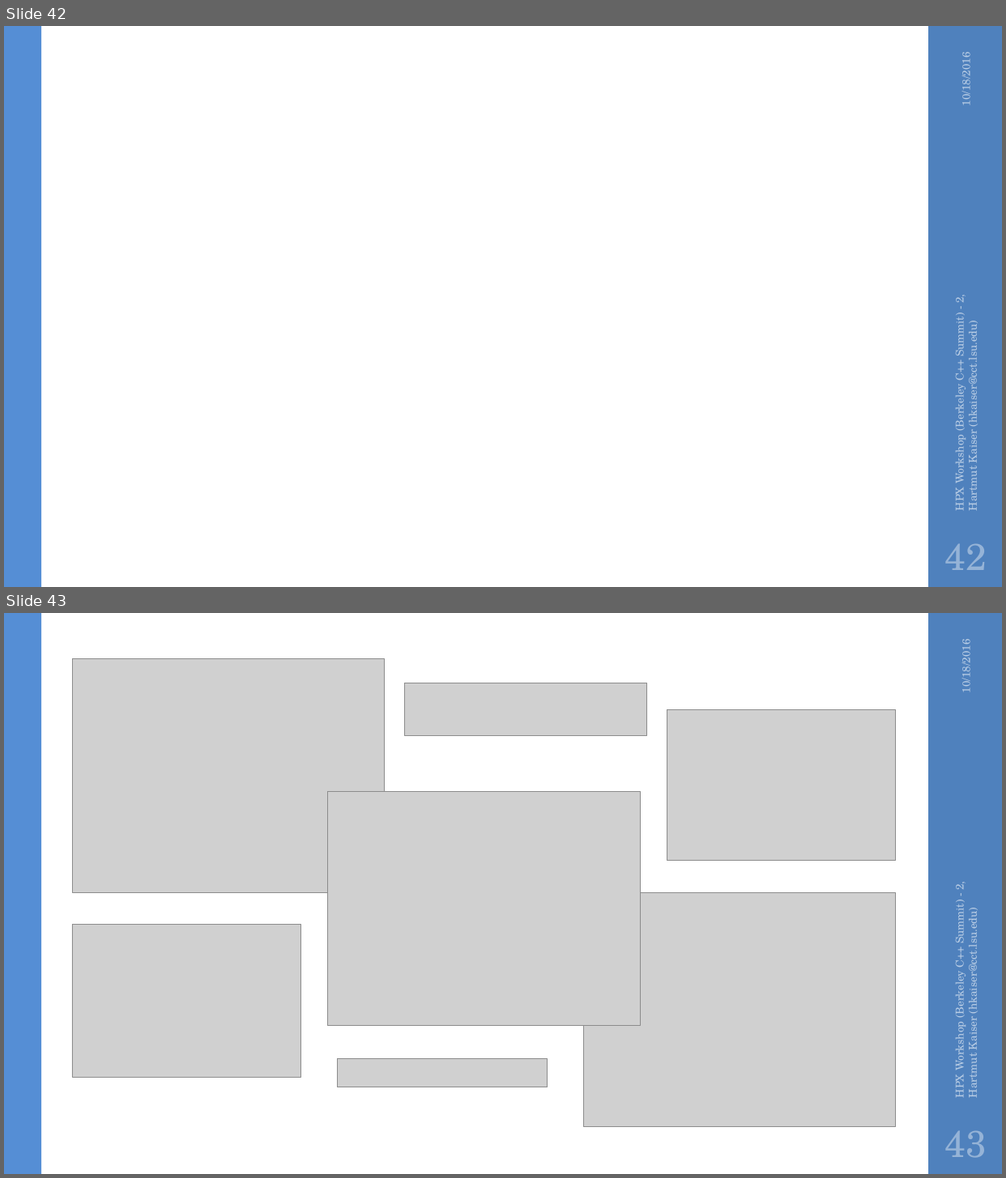
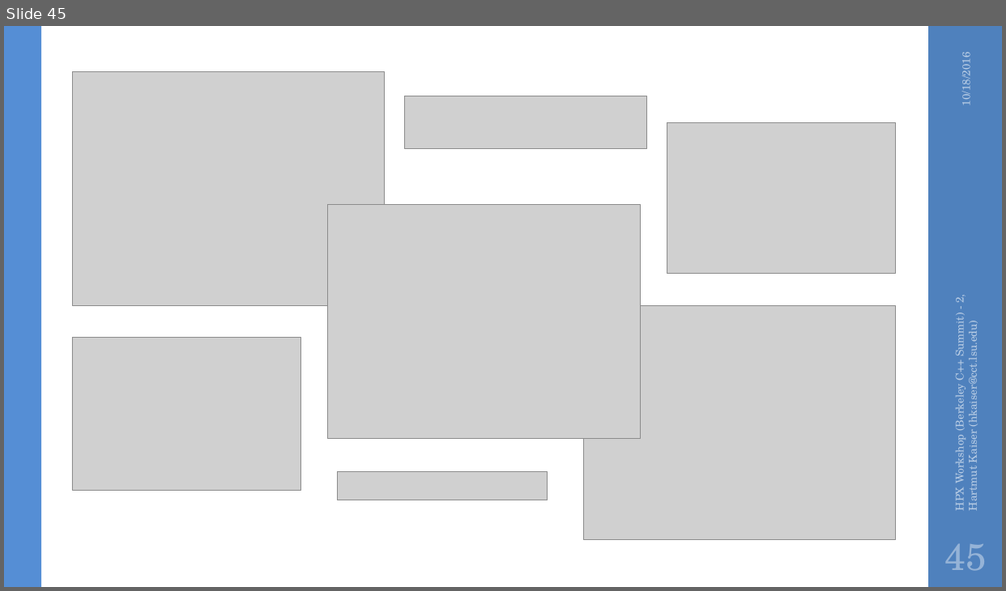
Before and after one commit to STEllAR-GROUP/tutorials, a slide deck: lbl2016/HPX Workshop (Berkeley C++ Summit) - 2.pptx. Shown one above the other, each under a label of ours: slides 42 and 43 before the commit, slide 45 after it. The pictures are 1006x1178 and 1006x591 pixels, drawn with LibreOffice and Linux fonts; fonts in the diff are those of the drawing; grey boxes stand for pictures; background and template pictures are left out. Boxes give left, top, right and bottom in pixels: in the first picture for what was removed or moved away, otherwise in the second. Text is boxed around its words. In the diff, an @@ line names an element or a change of style, - is before the commit and + after.

```diff
--- a/lbl2016/HPX Workshop (Berkeley C++ Summit) - 2.pptx
+++ b/lbl2016/HPX Workshop (Berkeley C++ Summit) - 2.pptx
@@ slide 42 removed at (x1=4, y1=26, x2=1002, y2=587), background #FFFFFF; not listed: 2 template elements that a slide beside it also shows @@
@@ text removed at (x1=957, y1=57, x2=974, y2=105) @@
-10/18/2016
@@ text removed at (x1=951, y1=295, x2=980, y2=510) @@
-HPX Workshop (Berkeley C++ Summit) - 2, Hartmut Kaiser (hkaiser@cct.lsu.edu)
@@ page number removed at (x1=945, y1=544, x2=987, y2=570) @@
-42
@@ what was slide 43 is now slide 45 @@
@@ page number at (x1=945, y1=544, x2=987, y2=571): text changed @@
-43
+45
```
Also in this commit, not shown: 1 slide changed, 3 slides added, 2 other files.
